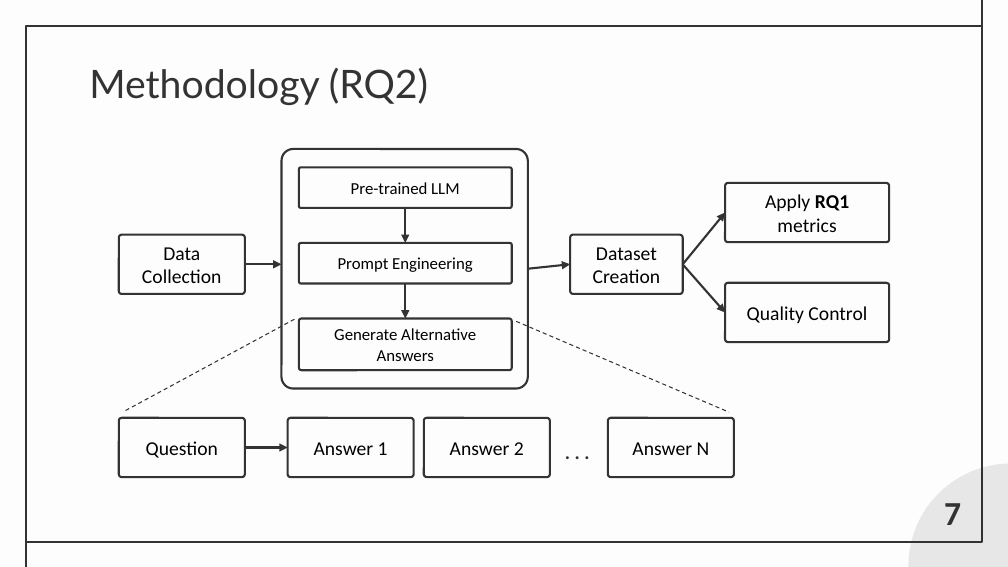
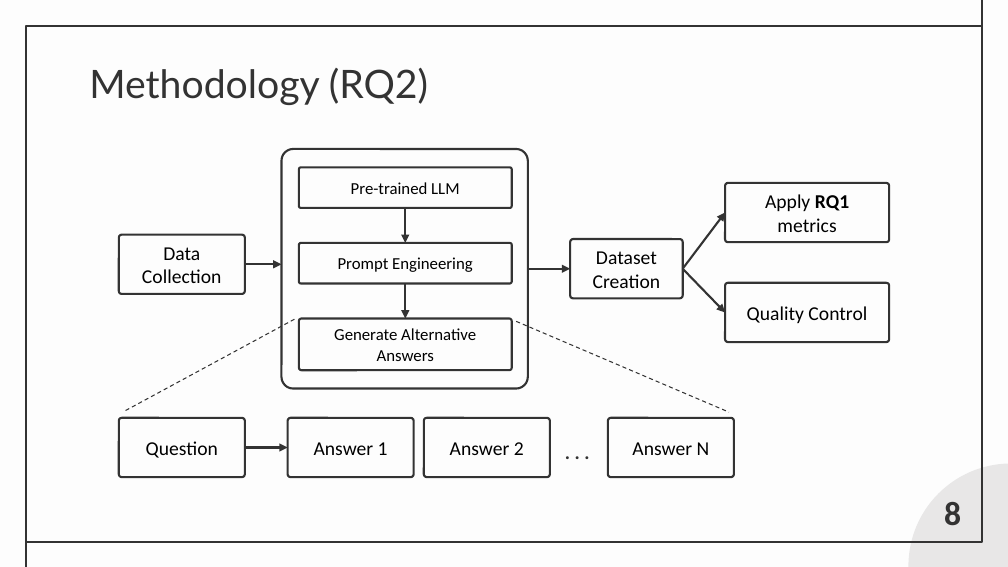
Before and after one commit to DanielFerreira011102/BLS, a slide deck: slide 8 of portfolio/static/documents/PDE_Final.pptx (slide 7 before the commit). Drawn at 1008x567 pixels with LibreOffice and Linux fonts; fonts in the diff are those of the drawing. Boxes give left, top, right and bottom in pixels: in the first picture for what was removed or moved away, otherwise in the second. Text is boxed around its words. In the diff, an @@ line names an element or a change of style, - is before the commit and + after.

```diff
--- a/portfolio/static/documents/PDE_Final.pptx
+++ b/portfolio/static/documents/PDE_Final.pptx
@@ rounded rectangle "Dataset Creation": place and size @@
-rounded rectangle "Dataset Creation" at box(571, 235, 683, 294)
+rounded rectangle "Dataset Creation" at box(571, 239, 683, 298)
@@ arrow moved from (682, 264) - (725, 213) to (682, 269) - (725, 213) @@
@@ arrow moved from (528, 269) - (571, 264) to (528, 269) - (571, 269) @@
@@ arrow moved from (682, 264) - (725, 312) to (682, 269) - (725, 312) @@
@@ page number at box(944, 502, 961, 526): text changed @@
-7
+8
```
Also in this commit, not shown: 1 other slide changed, 1 slide added, 18 other files.
